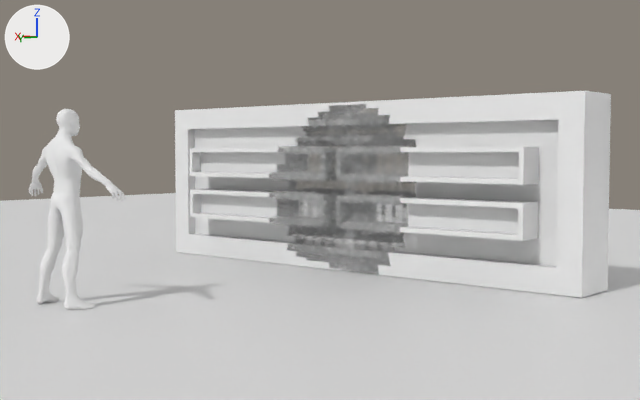
A saved change to the Blender file 1.blend.
Before and after are seen from a 50 mm camera at (-23.4, 15.3, 4.6) aimed at (-3.3, -8.0, 3.0). Every picture has the same lights, and +X, +Y and +Z are marked at upper left.
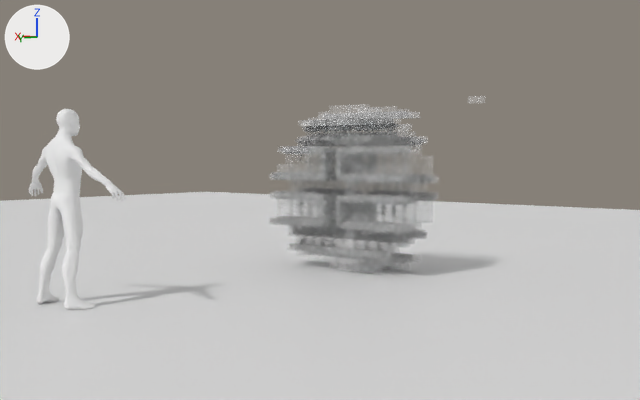
Pixel boxes (x1, y1, x2, y2) of what changed, in the pictures (640 x 400 px):
```json
{"object": "Cube", "change": "hidden", "before": [175, 91, 611, 298]}
```

Edits to the scene script, one JSON object a line:
```json
{"op": "add", "block": "ob_cube", "code": "ob_cube.hide_set(True)"}
```
